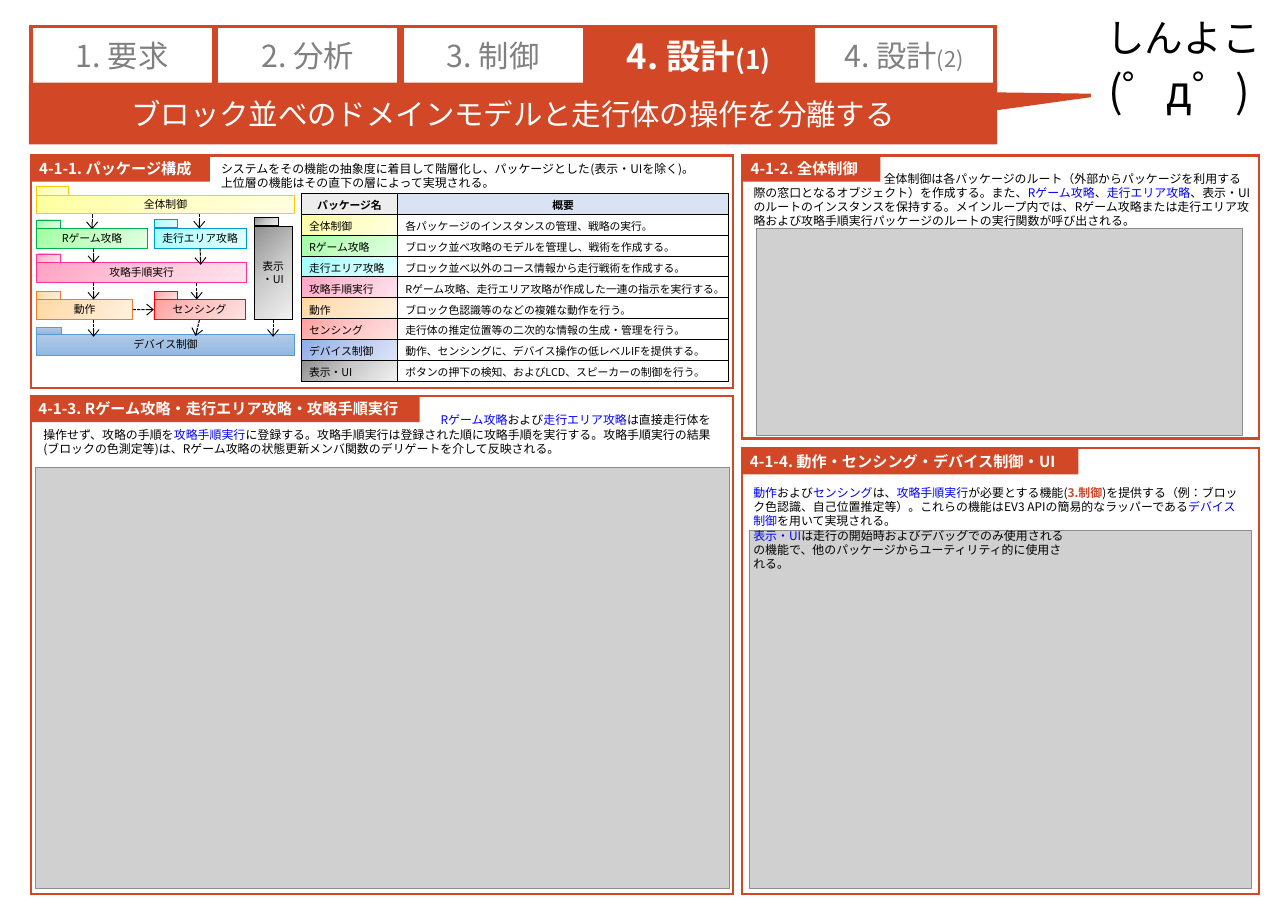
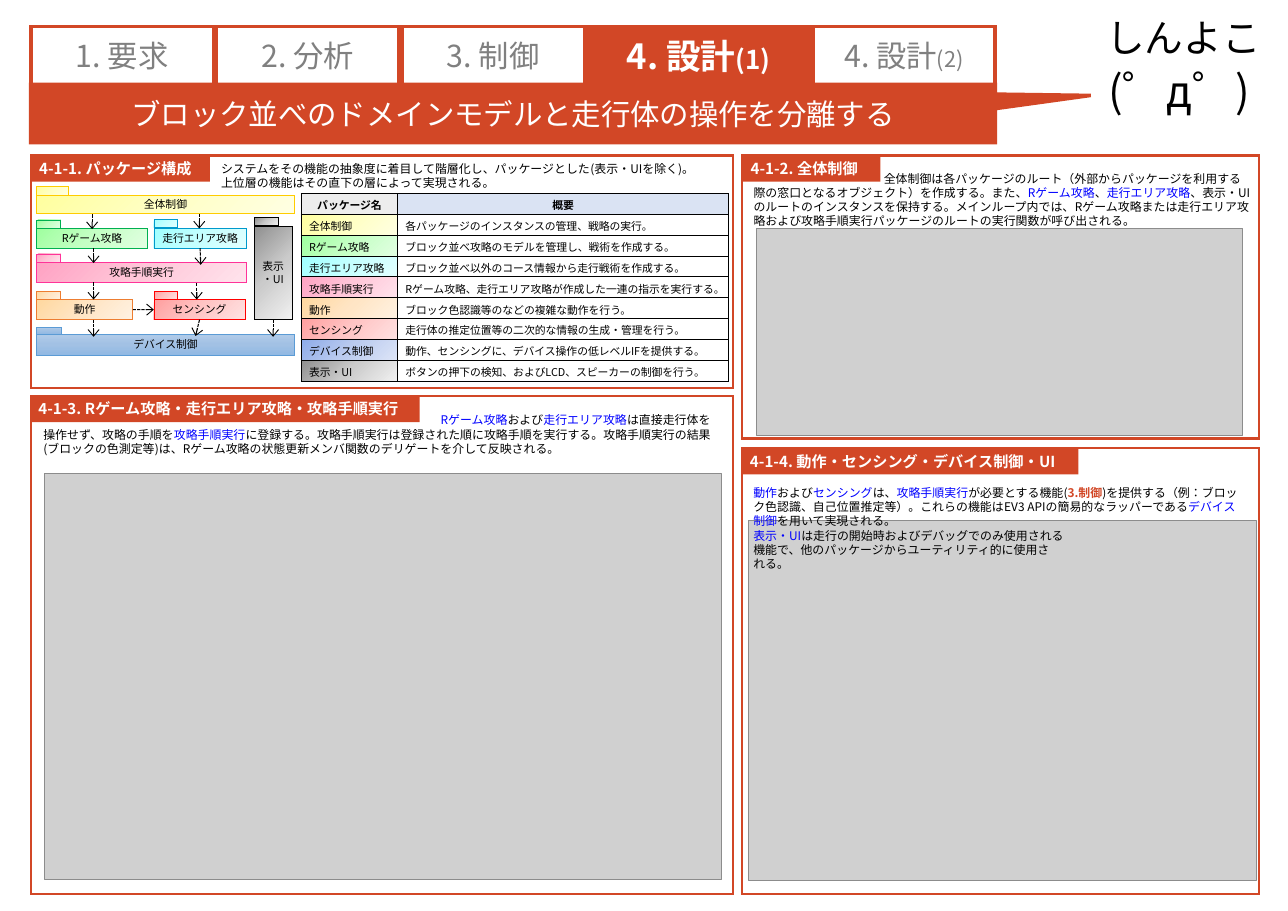
Before and after one commit to RITS-ETrobo/Yokohama, a slide deck: slide 1 of design/2016/models/4_design_model.pptx. Drawn at 1288x911 pixels with LibreOffice and Linux fonts; fonts in the diff are those of the drawing; grey boxes stand for pictures. Boxes give left, top, right and bottom in pixels: in the first picture for what was removed or moved away, otherwise in the second. Text is boxed around its words. In the diff, an @@ line names an element or a change of style, - is before the commit and + after.

```diff
--- a/design/2016/models/4_design_model.pptx
+++ b/design/2016/models/4_design_model.pptx
@@ picture: place and size @@
-picture at bbox=[35, 468, 730, 888]
+picture at bbox=[44, 473, 722, 879]
@@ picture: place and size @@
-picture at bbox=[749, 530, 1251, 888]
+picture at bbox=[749, 520, 1256, 880]
@@ text at bbox=[753, 544, 1049, 555]: text changed @@
-の機能で、他のパッケージからユーティリティ的に使用さ
+機能で、他のパッケージからユーティリティ的に使用さ
```
Also in this commit, not shown: 3 other files.
